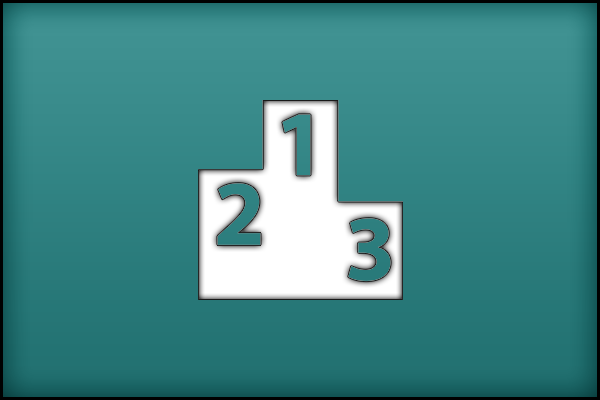
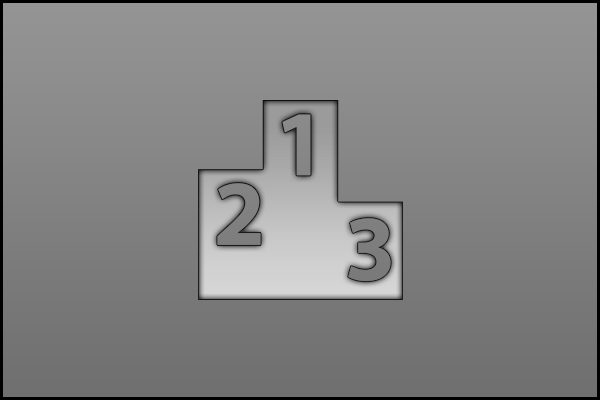
Before/after of a 600 × 400 layered artwork. What changed in the layer stack:
hid "Layer 4 copy" over [198, 100, 403, 300]
